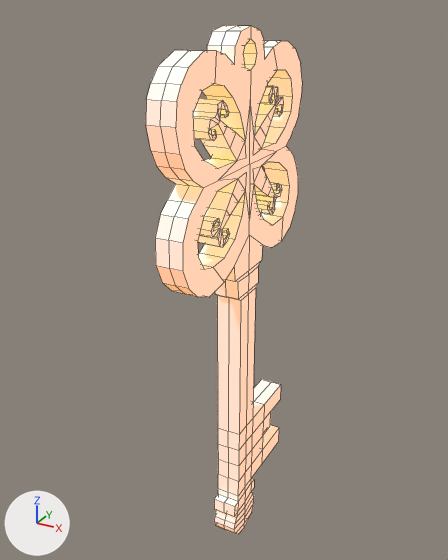
An edit to the FBX model Assets/Models/GoldKey.fbx, drawn before and after from the same camera.
Before and after are seen from a 50 mm camera at (2.27, -4.27, 4.89) aimed at (-0.04, -0.06, 2.79). Lighting does not change. The marker at lower left points along +X, +Y and +Z. Mesh edges are drawn as thin lines. Where no turn or scale is listed for an object, it has been applied to the vertices. Vertices at the same position are counted once.
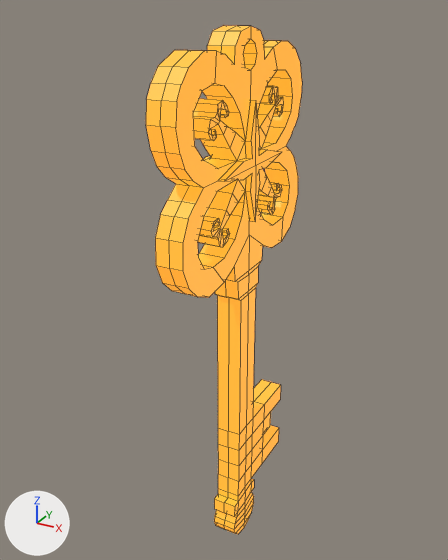
Where the change shows, as pixel boxes (x1, y1, x2, y2) in the pictures (448 x 560 px):
'Circle', recoloured, reshaped
    both: (146, 25, 302, 534)
part 1 of me_circle, built on
    before: (219, 103, 276, 220)
    after: (203, 100, 282, 222)

The change, as a list of edits to the scene's bpy script:
```text
Change mat_material:
    mat_material.base_color: (0.739, 0.735, 1.0) -> (0.8, 0.263, 0.0211)  # white #dfdfff -> orange #e78c28
Change me_circle:
    used by ob_circle; location = (0.0, -0.115, 3.808)
    remove me_circle.from_pydata(...)  # 681 vertices, 599 faces; spans x 0.0..0.22, y -1.01..0.98, z -3.6..0.97
    add me_circle.from_pydata(...)  # 713 vertices, 631 faces; spans x -0.05..0.27, y -1.01..0.98, z -3.6..0.97
    me_circle part 1
    2 vertices are removed from x 0.0..0.22, y -0.01, z 0.01
    8 faces are deleted
    2 vertices are added at (0.27, -0.01, 0.01), (-0.05, -0.01, 0.01)
    16 new vertices lie (0.05, 0.0, 0.0) away from vertices in x 0.22, y -0.51..0.48, z -0.44..0.48
    16 new vertices lie (-0.05, 0.0, 0.0) away from vertices in x 0.0, y -0.51..0.48, z -0.44..0.48
    40 new faces join them
```
